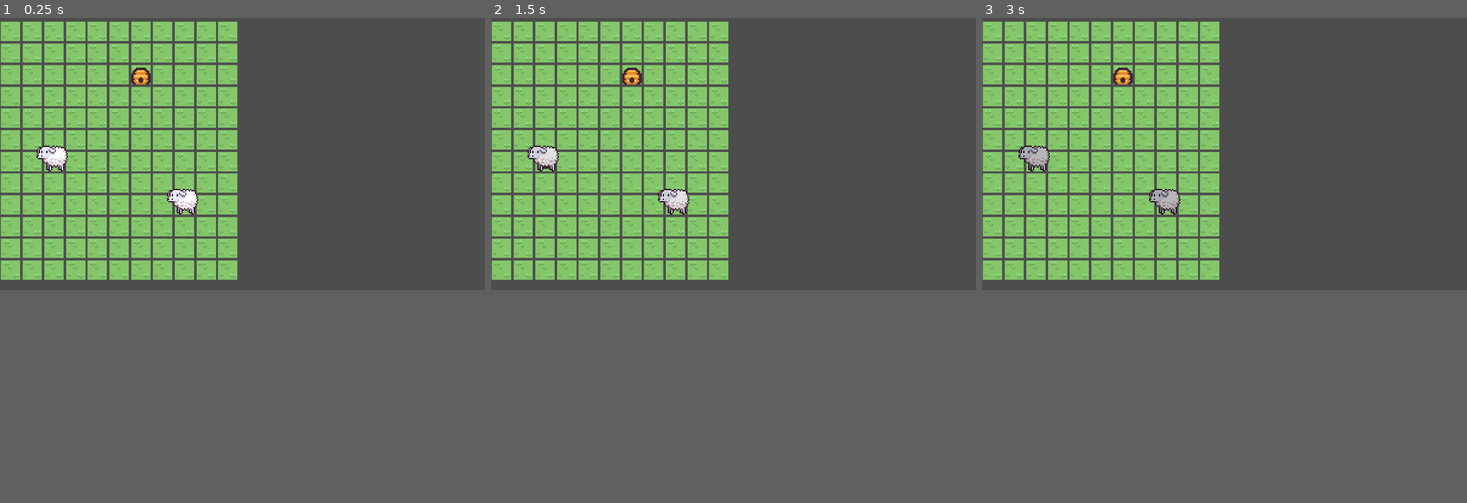
Above: before the commit, frames 1-3 (left to right).
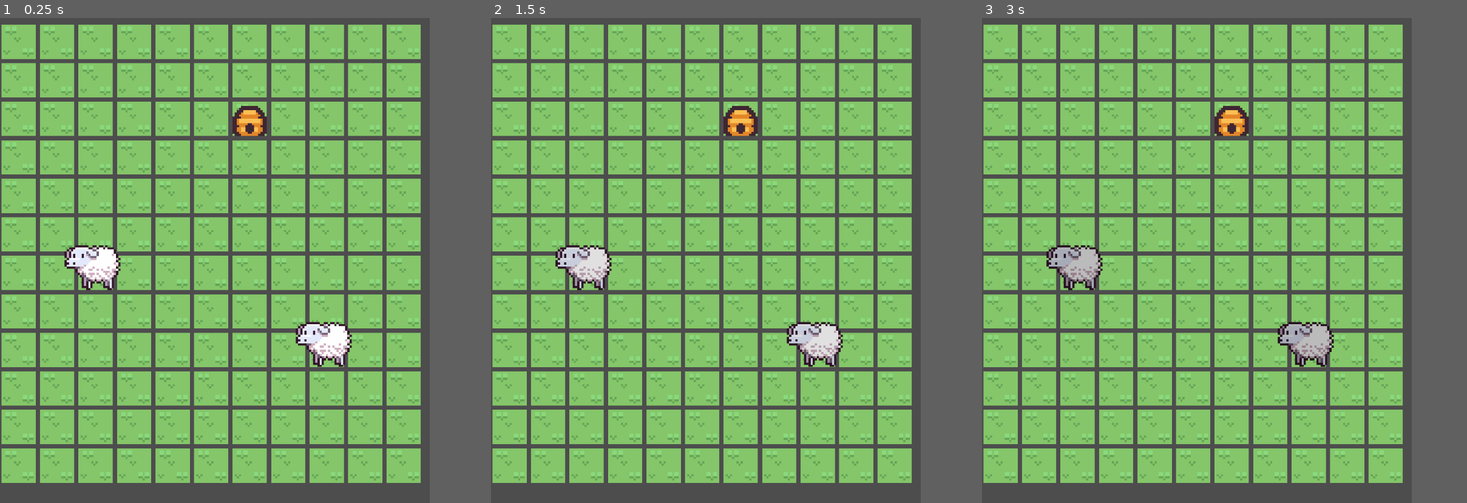
Above: after the commit, the same moments.

Repository: dkkdark/Yard
Game: Godot game, scene res://scene/game/game.tscn
The game is run twice, just before and just after one commit, with the same random seed, the same clock (stepped at 60 frames per second) and the same inputs. Before the commit the project starts from res://scene/game.tscn.
Inputs (mouse positions are in pixels of both pictures, inside the frame that each line leads up to):
- Up to frame 1 (0.25 s): no input
- Up to frame 2 (1.5 s): move the mouse to (675, 202) at 0.52 s; click (675, 202) at 0.67 s; move the mouse to (544, 158) at 1.27 s; click (544, 158) at 1.42 s
- Up to frame 3 (3 s): tap Enter at 2 s; move the mouse to (1273, 95) at 2.02 s; click (1273, 95) at 2.17 s; move the mouse to (1200, 207) at 2.77 s; click (1200, 207) at 2.92 s
In our replay, the window is 799x449 before the commit and 708x800 after it. These sizes can differ from the game's own. Grey fills any space a smaller window leaves; there, only what the larger window draws over its background counts as a difference.

The runs differ from the first frame. In frame 1, 43% of the frame differs, in the area x 0-89%, y 0-100%; in frame 2, 43%; in frame 3, 43%.

Commit message:
sheep movement

Diff:
--- a/highlight_clickable.gd
+++ b/manager/highlight/highlight_clickable.gd
@@ -4,9 +4,9 @@
 
 func _input_event(_viewport, event, _shape_idx):
 	if Input.is_mouse_button_pressed(MOUSE_BUTTON_LEFT):
+		if HighlightManager.is_highlight:
+			await self.can_build_path.call(true)
 		HighlightManager.unregister_highlight(self)
-
-		await self.can_build_path.call(true)
 
 func _process(delta):
 	if !Input.is_mouse_button_pressed(MOUSE_BUTTON_LEFT):
@@ -14,12 +14,12 @@
 
 func _ready():
 	HighlightManager.register_highlight(self)
+	turn_on_highlight()
 
-var draw_highlight: Callable = func():
-	pass
-var highlight_animation_stop: Callable = func():
-	pass
-var remove_highlight: Callable = func():
+func turn_on_highlight():
+	HighlightManager.turn_on_highlight()
+
+var draw_highlight: Callable = func(draw):
 	pass
 var can_build_path: Callable = func():
 	pass
--- a/scene/highlight_clickable.tscn
+++ b/manager/highlight/highlight_clickable.tscn
@@ -1,7 +1,7 @@
 [gd_scene load_steps=2 format=3 uid="uid://dova4fomm3pqw"]
 
-[ext_resource type="Script" path="res://highlight_clickable.gd" id="1_a3ecj"]
+[ext_resource type="Script" path="res://manager/highlight/highlight_clickable.gd" id="1_nfctl"]
 
 [node name="HighlightClickable" type="Area2D"]
 position = Vector2(0, 2)
-script = ExtResource("1_a3ecj")
+script = ExtResource("1_nfctl")
--- /dev/null
+++ b/manager/highlight/highlight_manager.gd
@@ -0,0 +1,22 @@
+extends Node2D
+
+var active_highlights = []
+var is_highlight = false
+
+func _process(delta):
+	if active_highlights.size() > 0 && is_highlight:
+		for el in active_highlights:
+			await el.draw_highlight.call(true)
+
+func register_highlight(highlight: HighlightClickable):
+	active_highlights.push_back(highlight)
+	turn_on_highlight()
+
+func unregister_highlight(highlight: HighlightClickable):
+	if active_highlights.size() > 0:
+		for el in active_highlights.size():
+			await active_highlights[el].draw_highlight.call(false)
+			is_highlight = false
+
+func turn_on_highlight():
+	is_highlight = true
--- a/scene/highlight_manager.tscn
+++ b/manager/highlight/highlight_manager.tscn
@@ -1,6 +1,6 @@
 [gd_scene load_steps=2 format=3 uid="uid://dasdr3vj0lvbx"]
 
-[ext_resource type="Script" path="res://scene/highlight_manager.gd" id="1_vb86i"]
+[ext_resource type="Script" path="res://manager/highlight/highlight_manager.gd" id="1_vb86i"]
 
 [node name="HighlightManager" type="Node2D"]
 script = ExtResource("1_vb86i")
--- /dev/null
+++ b/manager/steps/steps_handler.gd
@@ -0,0 +1,15 @@
+extends Node2D
+class_name StepsHandler
+
+var idle = 0
+var steps = 0
+var is_on_idle_place = false
+
+func count_step():
+	StepsManager.register_step(self)
+
+func _ready():
+	StepsManager.add_steps_reducer(self)
+
+var go_away: Callable = func():
+	pass
--- /dev/null
+++ b/manager/steps/steps_handler.tscn
@@ -0,0 +1,6 @@
+[gd_scene load_steps=2 format=3 uid="uid://6ndn5ikalmxx"]
+
+[ext_resource type="Script" path="res://manager/steps/steps_handler.gd" id="1_55fxc"]
+
+[node name="StepsHandler" type="Node2D"]
+script = ExtResource("1_55fxc")
--- /dev/null
+++ b/manager/steps/steps_manager.gd
@@ -0,0 +1,30 @@
+extends Node2D
+
+var steps_reducers = []
+
+func add_steps_reducer(reducer: StepsHandler):
+	steps_reducers.push_back(reducer)
+
+func remove_steps_reducer(reducer: StepsHandler):
+	steps_reducers.erase(reducer)
+
+func register_step(reducer: StepsHandler):
+	var idx = steps_reducers.find(reducer)
+	steps_reducers[idx].steps += 1
+
+	for el_idx in steps_reducers.size():
+		if el_idx != idx:
+			var el_idle = steps_reducers[el_idx].idle
+			var el_steps = steps_reducers[el_idx].steps
+			if el_idle == 0 and el_steps != 0:
+				# Go away
+				print("go away")
+				steps_reducers[el_idx].steps -= 1
+				steps_reducers[el_idx].go_away.call()
+			if el_idle > 0:
+				steps_reducers[el_idx].idle -= 1
+
+func register_stop(reducer: StepsHandler):
+	var idx = steps_reducers.find(reducer)
+	steps_reducers[idx].is_on_idle_place = false
+	# Handle when on idle place
--- /dev/null
+++ b/manager/steps/steps_manager.tscn
@@ -0,0 +1,6 @@
+[gd_scene load_steps=2 format=3 uid="uid://7u5ao5dq7xws"]
+
+[ext_resource type="Script" path="res://manager/steps/steps_manager.gd" id="1_x07by"]
+
+[node name="StepsManager" type="Node2D"]
+script = ExtResource("1_x07by")
--- a/project.godot
+++ b/project.godot
@@ -11,13 +11,19 @@
 [application]
 
 config/name="Yard"
-run/main_scene="res://scene/game.tscn"
+run/main_scene="res://scene/game/game.tscn"
 config/features=PackedStringArray("4.2", "Mobile")
 config/icon="res://icon.svg"
 
 [autoload]
 
-HighlightManager="*res://scene/highlight_manager.tscn"
+HighlightManager="*res://manager/highlight/highlight_manager.tscn"
+StepsManager="*res://manager/steps/steps_manager.tscn"
+
+[display]
+
+window/size/viewport_height=1300
+window/stretch/scale=2.0
 
 [input]
 
--- a/scene/game.tscn
+++ b/scene/game/game.tscn
@@ -1,8 +1,8 @@
 [gd_scene load_steps=7 format=3 uid="uid://bkxtb5cgk0g5b"]
 
 [ext_resource type="Texture2D" uid="uid://6iwjpcabuxac" path="res://tiles/tilemap_packed.png" id="1_x3dwt"]
-[ext_resource type="PackedScene" uid="uid://dqeajxq665guf" path="res://scene/sheep.tscn" id="2_50s1t"]
-[ext_resource type="Script" path="res://scene/tile_map1.gd" id="2_gr20k"]
+[ext_resource type="PackedScene" uid="uid://dqeajxq665guf" path="res://scene/sheep/sheep.tscn" id="2_50s1t"]
+[ext_resource type="Script" path="res://scene/game/tile_map1.gd" id="2_gr20k"]
 
 [sub_resource type="PhysicsMaterial" id="PhysicsMaterial_cc84o"]
 
@@ -447,8 +447,10 @@
 format = 2
 layer_0/name = "Ground"
 layer_0/tile_data = PackedInt32Array(131073, 65536, 0, 196609, 65536, 0, 262145, 65536, 0, 327681, 65536, 0, 393217, 65 …(2228 unchanged characters)…
-layer_1/name = "Hence"
-layer_1/tile_data = PackedInt32Array(131078, 655360, 7)
+layer_1/name = "Path"
+layer_1/tile_data = PackedInt32Array()
+layer_2/name = "Home"
+layer_2/tile_data = PackedInt32Array(131078, 655360, 7)
 script = ExtResource("2_gr20k")
 
 [node name="Sheep" parent="." instance=ExtResource("2_50s1t")]
--- a/scene/tile_map1.gd
+++ b/scene/game/tile_map1.gd
@@ -3,6 +3,7 @@
 
 var path = []
 var can_build = false
+var visited = Vector2i(-1,-1)
 
 func _process(delta):
 	if can_build:
@@ -11,9 +12,19 @@
 func build_path():
 	if Input.is_mouse_button_pressed(MOUSE_BUTTON_LEFT):
 		var tile = local_to_map(to_local(get_global_mouse_position()))
+
 		if path.find(tile) == -1:
+			visited = tile
 			path.push_back(tile)
-		set_cell(1, tile, 0, Vector2i(9,7), 0)
+			set_cell(1, tile, 0, Vector2i(9,7), 0)
+
+		if visited != tile and path.find(tile) != -1:
+			var idx = path.find(tile)
+			for el in range(idx, path.size()):
+				erase_cell(1, path[el])
+			while path.size() != idx:
+				path.remove_at(path.size() - 1)
+
 	else:
 		if !path.is_empty():
 			await move_by_path.call(path.slice(1))
--- a/scene/highlight_manager.gd
+++ /dev/null
@@ -1,22 +0,0 @@
-extends Node2D
-
-var active_highlights = []
-
-func _process(delta):
-	for el in active_highlights:
-		if active_highlights.size() != 1:
-			await el.draw_highlight.call()
-		else:
-			await el.highlight_animation_stop.call()
-
-
-func register_highlight(highlight: HighlightClickable):
-	active_highlights.push_back(highlight)
-
-func unregister_highlight(highlight: HighlightClickable):
-	if active_highlights.size() > 1:
-		var idx = active_highlights.find(highlight)
-		for el in active_highlights.size():
-			if el != idx:
-				await active_highlights[el].remove_highlight.call()
-				active_highlights.remove_at(el)
--- a/scene/sheep.gd
+++ /dev/null
@@ -1,62 +0,0 @@
-extends CharacterBody2D
-
-@onready var highlight_clickable: HighlightClickable = $HighlightClickable
-@onready var game_field: TileMap = $"../GameField"
-
-var is_animation_work = false
-var should_draw = false
-
-var moving_allow = false
-var moving_position = Vector2(-1, -1)
-var wait_path = false
-
-func _ready():
-	play_highlight_animation()
-
-	highlight_clickable.draw_highlight = Callable(self, "_on_draw_highlight")
-	highlight_clickable.remove_highlight = Callable(self, "_on_remove_highlight")
-	highlight_clickable.highlight_animation_stop = Callable(self, "_on_highlight_animation_stop")
-	highlight_clickable.can_build_path = Callable(self, "_draw_path")
-
-func _move_sprite(path: Array):
-	if path.is_empty():
-		return
-	moving_allow = true
-	var current_pos = path[0]
-	for el in path:
-		var target_destination = Vector2i(
-			el.x,
-			el.y
-		)
-		moving_position = game_field.map_to_local(target_destination)
-		moving_position = game_field.to_global(moving_position)
-		if global_position == moving_position:
-			moving_allow = false
-		await get_tree().create_timer(0.3).timeout
-
-func _draw_path(can_build):
-	if can_build:
-		wait_path = true
-	game_field.can_build = can_build
-
-func _on_draw_highlight():
-	is_animation_work = true
-	should_draw = true
-
-func _on_remove_highlight():
-	is_animation_work = false
-	should_draw = false
-
-func _on_highlight_animation_stop():
-	is_animation_work = false
-
-func _process(delta : float):
-	if wait_path:
-		game_field.move_by_path = Callable(self, "_move_sprite")
-		wait_path = false
-
-	if moving_allow:
-		global_position = global_position.move_toward(moving_position, 200*delta)
-
-func play_highlight_animation():
-	$AnimationPlayer.play("highlighting")
--- /dev/null
+++ b/scene/sheep/sheep.gd
@@ -0,0 +1,76 @@
+extends CharacterBody2D
+
+@onready var highlight_clickable: HighlightClickable = $HighlightClickable
+@onready var game_field: TileMap = $"../GameField"
+@onready var steps_handler: StepsHandler = $StepsHandler
+
+var should_draw = false
+
+var moving_path_allow = false
+var moving_position = Vector2(-1, -1)
+var wait_path = false
+
+var is_go_away = false
+var go_away_pos = Vector2(-1, -1)
+
+func _ready():
+	highlight_clickable.draw_highlight = Callable(self, "_on_draw_highlight")
+	highlight_clickable.can_build_path = Callable(self, "_draw_path")
+	steps_handler.go_away = Callable(self, "_on_go_away")
+
+func _on_go_away():
+	var current_pos = game_field.local_to_map(position)
+	var target_destination = Vector2i(
+		current_pos.x + 0,
+		current_pos.y + 1
+	)
+	var local_pos = game_field.map_to_local(target_destination)
+	go_away_pos = game_field.to_global(local_pos)
+	is_go_away = true
+	await get_tree().create_timer(0.5).timeout
+	is_go_away = false
+
+func _move_sprite(path: Array):
+	if path.is_empty():
+		highlight_clickable.turn_on_highlight()
+		return
+
+	for el in path:
+		var target_destination = Vector2i(
+			el.x,
+			el.y
+		)
+		var local_pos = game_field.map_to_local(target_destination)
+		moving_position = game_field.to_global(local_pos)
+		moving_path_allow = true
+		steps_handler.count_step()
+		print(self, " moving_path_allow", global_position, moving_position)
+		await get_tree().create_timer(0.5).timeout
+		moving_path_allow = false
+
+	highlight_clickable.turn_on_highlight()
+
+func _draw_path(can_build):
+	if can_build:
+		wait_path = true
+	game_field.can_build = can_build
+
+func _on_draw_highlight(draw: bool):
+	should_draw = draw
+
+func _process(delta : float):
+	play_highlight_animation()
+	if wait_path:
+		game_field.move_by_path = Callable(self, "_move_sprite")
+		wait_path = false
+
+	if moving_path_allow:
+		global_position = global_position.move_toward(moving_position, 200*delta)
+	if is_go_away:
+		global_position = global_position.move_toward(go_away_pos, 300*delta)
+
+func play_highlight_animation():
+	if should_draw:
+		$AnimationPlayer.play("highlighting")
+	else:
+		$AnimationPlayer.stop()
--- a/scene/sheep.tscn
+++ b/scene/sheep/sheep.tscn
@@ -1,9 +1,10 @@
-[gd_scene load_steps=10 format=3 uid="uid://dqeajxq665guf"]
+[gd_scene load_steps=11 format=3 uid="uid://dqeajxq665guf"]
 
-[ext_resource type="Shader" path="res://scene/sheep.gdshader" id="1_f4nap"]
-[ext_resource type="Script" path="res://scene/sheep.gd" id="1_nd2jc"]
-[ext_resource type="Texture2D" uid="uid://dp83dst5t2k7n" path="res://animals/sheep.png" id="1_tmsc8"]
-[ext_resource type="PackedScene" uid="uid://dova4fomm3pqw" path="res://scene/highlight_clickable.tscn" id="5_ovo2f"]
+[ext_resource type="Shader" path="res://scene/sheep/sheep.gdshader" id="1_f4nap"]
+[ext_resource type="Script" path="res://scene/sheep/sheep.gd" id="1_nd2jc"]
+[ext_resource type="PackedScene" uid="uid://dova4fomm3pqw" path="res://manager/highlight/highlight_clickable.tscn" id="2_jj2p2"]
+[ext_resource type="Texture2D" uid="uid://dp83dst5t2k7n" path="res://animals_picture/sheep.png" id="4_xqlh4"]
+[ext_resource type="PackedScene" uid="uid://6ndn5ikalmxx" path="res://manager/steps/steps_handler.tscn" id="5_an0fj"]
 
 [sub_resource type="CapsuleShape2D" id="CapsuleShape2D_dmjna"]
 height = 28.0
@@ -47,7 +48,7 @@
 rotation = 1.57031
 shape = SubResource("CapsuleShape2D_dmjna")
 
-[node name="HighlightClickable" parent="." instance=ExtResource("5_ovo2f")]
+[node name="HighlightClickable" parent="." instance=ExtResource("2_jj2p2")]
 unique_name_in_owner = true
 
 [node name="CollisionShape2D" type="CollisionShape2D" parent="HighlightClickable"]
@@ -59,9 +60,11 @@
 [node name="Sprite2D" type="Sprite2D" parent="."]
 material = SubResource("ShaderMaterial_fq8q7")
 use_parent_material = true
-texture = ExtResource("1_tmsc8")
+texture = ExtResource("4_xqlh4")
 
 [node name="AnimationPlayer" type="AnimationPlayer" parent="."]
 libraries = {
 "": SubResource("AnimationLibrary_pg4mc")
 }
+
+[node name="StepsHandler" parent="." instance=ExtResource("5_an0fj")]
Renamed: animals/sheep.png -> animals_picture/sheep.png
Not shown, changed: animals_picture/sheep.png.import
Renamed: scene/sheep.gdshader -> scene/sheep/sheep.gdshader
